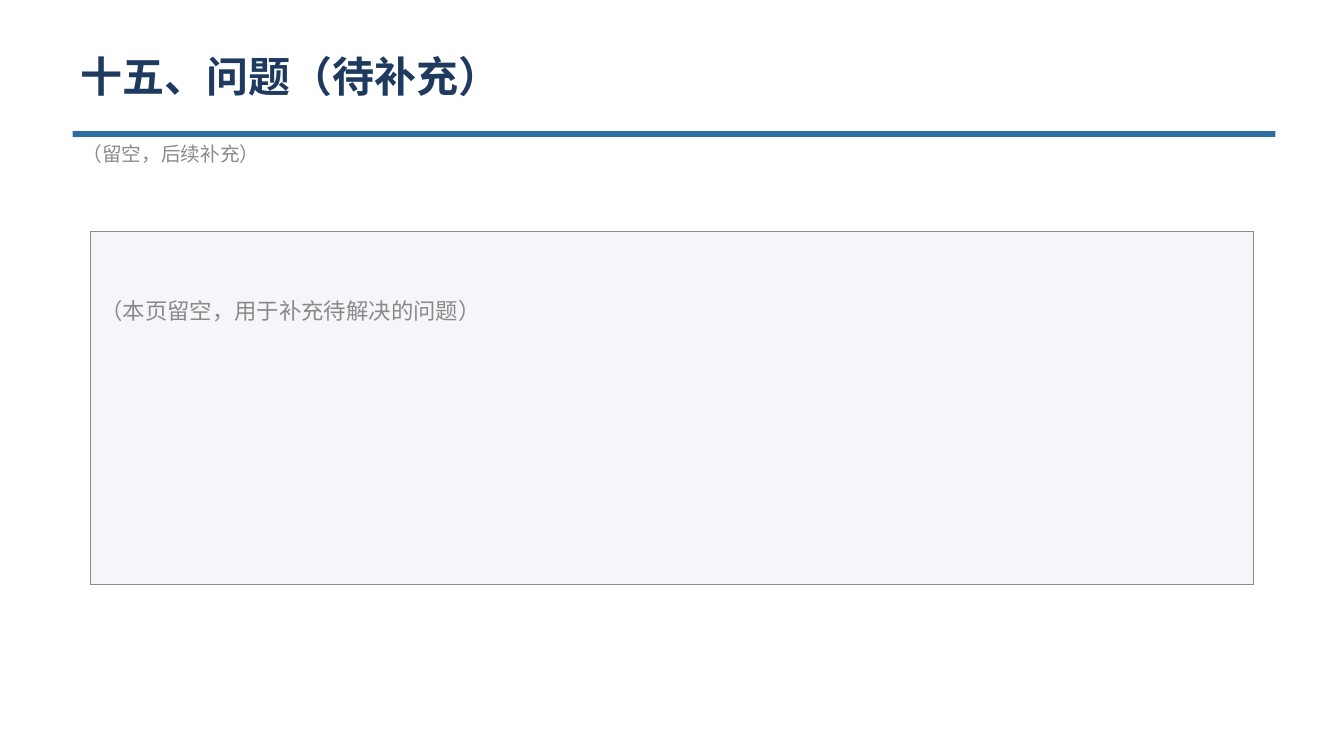
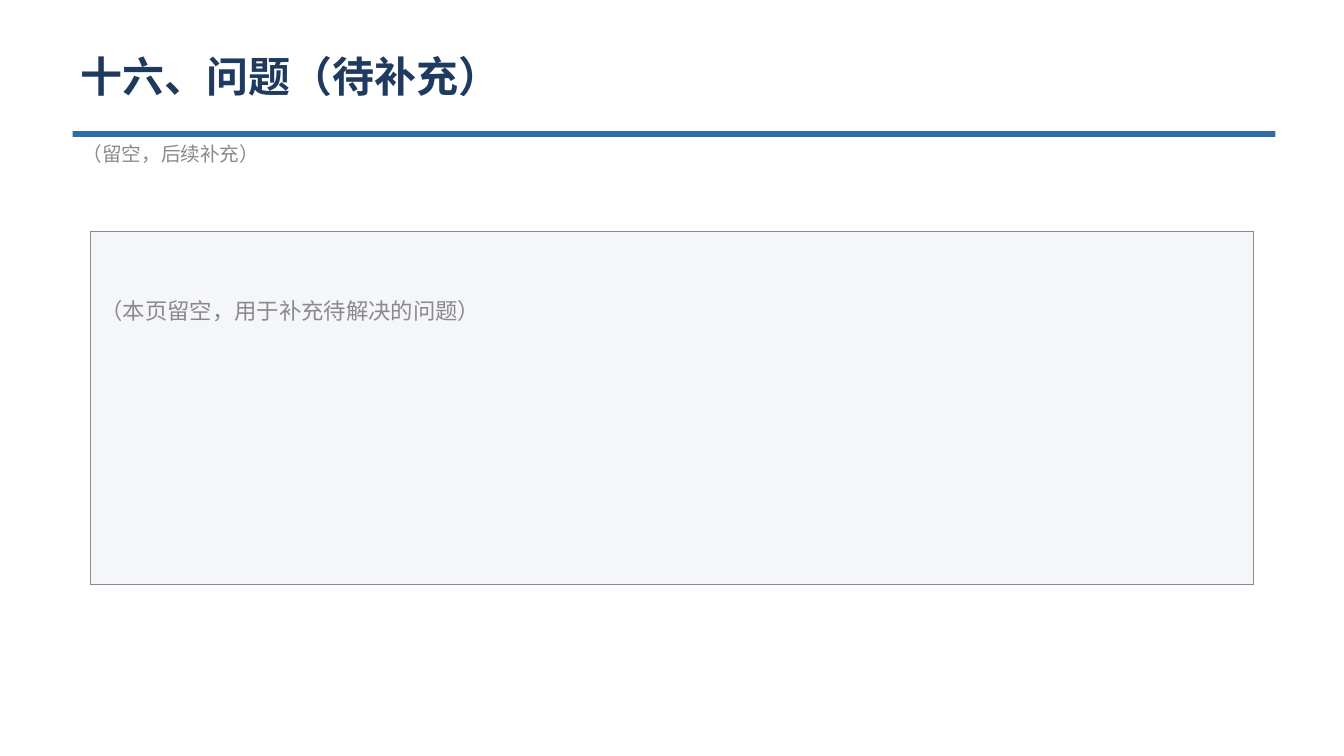
Before and after one commit to hjiang555-a11y/gravitation-whsh, a slide deck: slide 20 of docs/实验情况介绍.pptx (slide 19 before the commit). Drawn at 1344x756 pixels with LibreOffice and Linux fonts; fonts in the diff are those of the drawing. Boxes give left, top, right and bottom in pixels: in the first picture for what was removed or moved away, otherwise in the second. Text is boxed around its words. In the diff, an @@ line names an element or a change of style, - is before the commit and + after.

Commit message:
实验情况介绍.pptx: add incremental slide for segment-9-excluded results
New slide 十五 (after the comparison slide): 16-segment recomputation with
segment 9 removed, as an additive sensitivity check.
- Table: chi2_red 5.424->2.684, Birge 2.329->1.638, Bayesian u 0.800->0.546,
  Bayesian centre deviation vs experiment WLS -0.016->-0.928 (1e-18)
- Takeaway: axis consistency improves, but four-method centres shift down
  ~-0.6..-0.9e-18 and the tidal-compensation chi2_red advantage reverses
  (17 seg -31.8% -> 16 seg +5.1%); 17-segment result retained
Existing slides unchanged; trailing '问题' slide renumbered to 十六.

```diff
--- a/docs/实验情况介绍.pptx
+++ b/docs/实验情况介绍.pptx
@@ text at box(80, 56, 500, 96): text changed @@
-十五、问题（待补充）
+十六、问题（待补充）
```
Also in this commit, not shown: 1 slide added.
